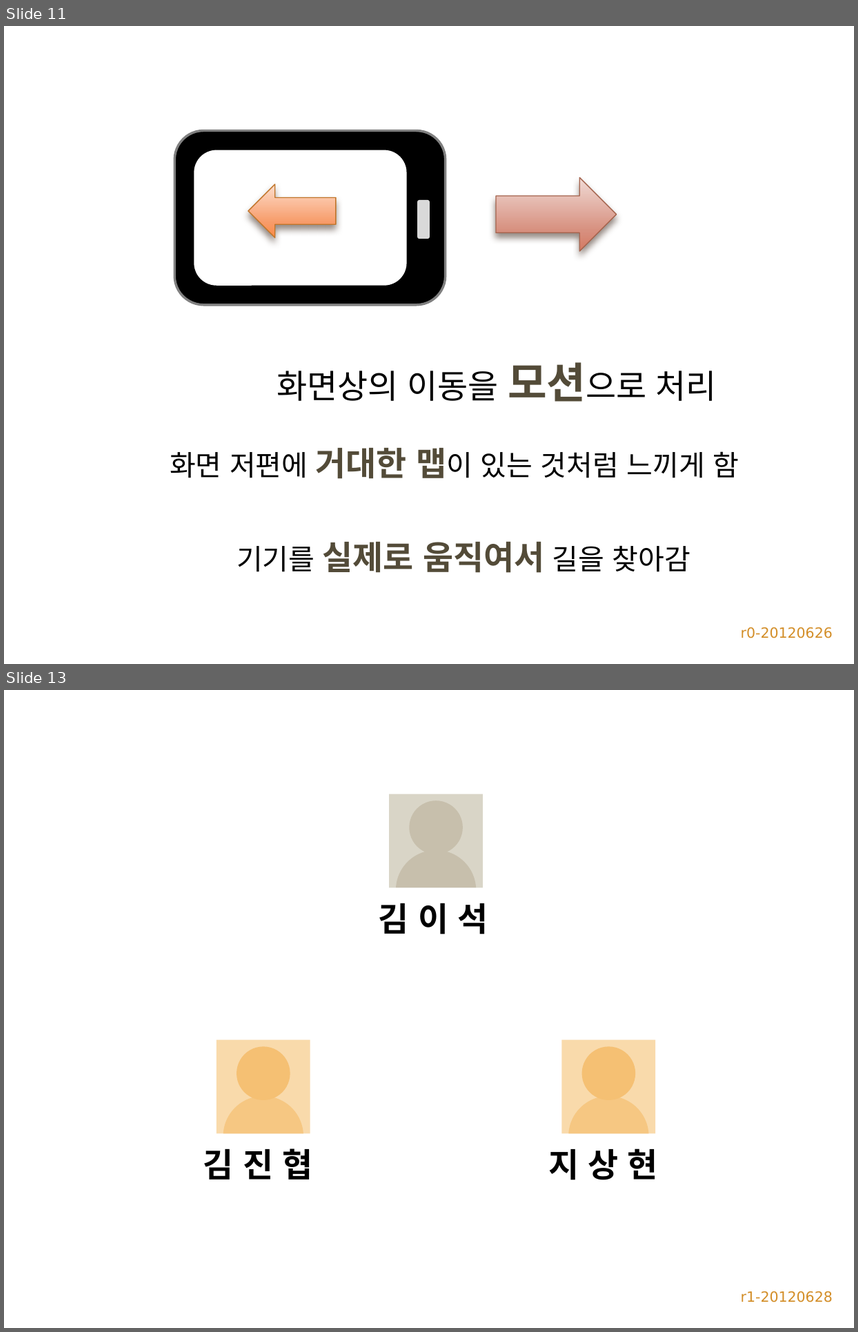
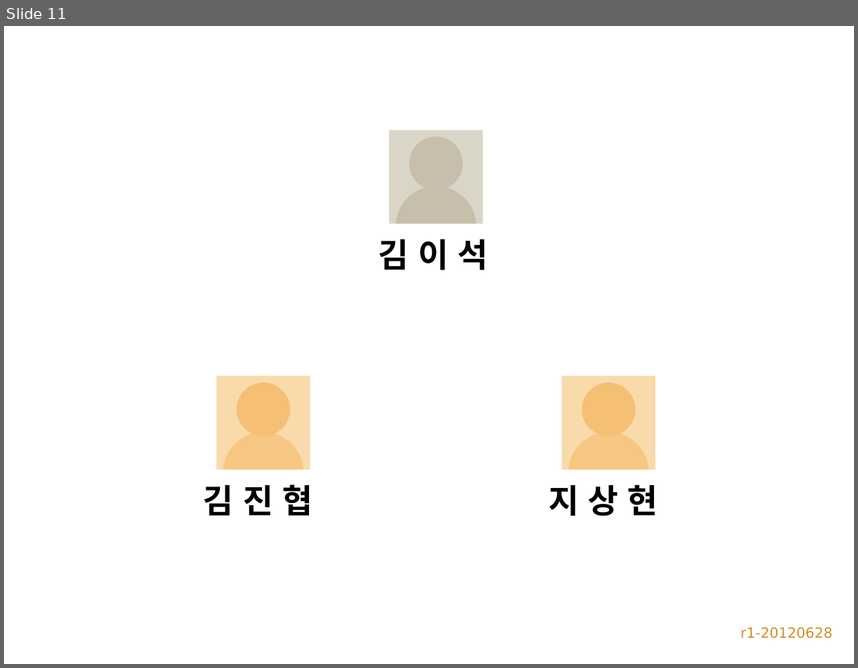
Before and after one commit to zwycid/dimension-drive-downside, a slide deck: doc/3조-DimensionDriveDownside.pptx. Shown one above the other, each under a label of ours: slides 11 and 13 before the commit, slide 11 after it; the slides between them are not shown. The pictures are 858x1332 and 858x668 pixels, drawn with LibreOffice and Linux fonts; fonts in the diff are those of the drawing; background and template pictures are left out. Boxes give left, top, right and bottom in pixels: in the first picture for what was removed or moved away, otherwise in the second. Text is boxed around its words. In the diff, an @@ line names an element or a change of style, - is before the commit and + after.

```diff
--- a/doc/3조-DimensionDriveDownside.pptx
+++ b/doc/3조-DimensionDriveDownside.pptx
@@ slide 11 removed at [4,26,854,664], background picture (left out) @@
@@ rounded rectangle removed at [175,131,445,305] @@
@@ rounded rectangle removed at [194,150,407,285] @@
@@ right arrow removed at [248,184,335,238] @@
@@ right arrow removed at [496,177,617,251] @@
@@ rounded rectangle removed at [417,201,429,239] @@
@@ text removed at [277,362,717,401] @@
-화면상의 이동을 모션으로 처리
@@ text removed at [170,448,740,479] @@
-화면 저편에 거대한 맵이 있는 것처럼 느끼게 함
@@ text removed at [237,541,691,572] @@
-기기를 실제로 움직여서 길을 찾아감
@@ text removed at [741,626,833,638] @@
-r0-20120626
@@ what was slide 13 is now slide 11 @@
```
Also in this commit, not shown: 7 slides changed, 1 slide added, 4 other slides removed.
